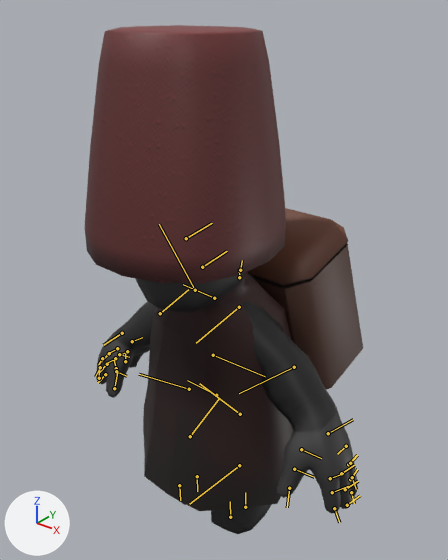
A saved change to the FBX model Assets/Animation/animation-man.fbx.
One viewpoint serves both versions: a 50 mm camera at (0.0436, -0.0523, 0.0683) aimed at (-0.0002, 0.0025, 0.0343). Lighting does not change. The marker at lower left points along +X, +Y and +Z. Both versions are drawn at frame 56 of the action 'Take 001'; the numbers are the values there. The bones that bend it are drawn over the model as lines.

Objects in the first picture: 'Arm_Mesh_Right', 'Arm_Mesh_Right1', 'BackpackBase_Mesh', 'BackpackTop_Mesh', 'Cape_Mesh', 'Hat_Mesh', 'Head_Mesh', 'Legs_Mesh'.
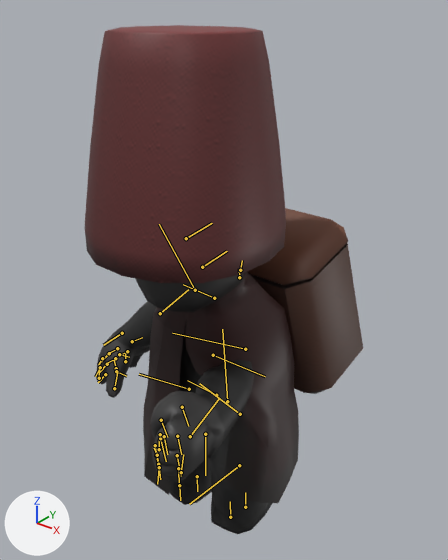
Location of each change, (x1, y1, x2, y2) in pixels of the pictures (448 x 560 px):
'Cape_Mesh', posed: before (143, 271, 293, 511); after (143, 271, 299, 503)
'Arm_Mesh_Right', posed: before (243, 302, 358, 513); after (150, 360, 254, 482)
bone 'R_Shoulder', root to tip: before (239, 307) to (196, 343); after (245, 349) to (172, 333)
bone 'MF_Base_Joint', root to tip: before (341, 473) to (354, 465); after (177, 455) to (181, 476)
bone 'MF_Mid_Joint', root to tip: before (345, 489) to (358, 481); after (156, 455) to (160, 476)
bone 'RF_Base_Joint', root to tip: before (348, 464) to (357, 455); after (178, 468) to (179, 486)
bone 'RF_Mid_Joint', root to tip: before (350, 479) to (357, 469); after (158, 464) to (160, 479)
bone 'PF_Base_Joint', root to tip: before (346, 446) to (337, 454); after (181, 472) to (183, 454)
bone 'PF_Mid_Joint', root to tip: before (350, 463) to (357, 455); after (159, 467) to (157, 484)
bone 'IF_Base_Joint', root to tip: before (330, 478) to (343, 473); after (177, 436) to (181, 454)
bone 'IF_Mid_Joint', root to tip: before (332, 492) to (348, 486); after (160, 438) to (166, 461)
bone 'TF_Base_Joint', root to tip: before (301, 449) to (321, 458); after (182, 407) to (188, 426)
bone 'TF_Mid_Joint', root to tip: before (294, 469) to (314, 477); after (161, 420) to (167, 437)

What the commit changed:
Bone 'R_Shoulder' (bone_r_shoulder) moves from (-0.104, 0.094, -0.005) to (0.351, 0.536, 0.098).
Bone 'R_Shoulder' (bone_r_shoulder) turns from (0, -3, 0) to (-78, 72, -24) degrees about its own x, y and z.
Bone 'MF_Base_Joint' (bone_mf_base_joint) turns from (0, 0, 0) to (0, 60, 0) degrees about its own x, y and z.
Bone 'MF_Mid_Joint' (bone_mf_mid_joint) turns from (0, 0, 0) to (0, 60, 0) degrees about its own x, y and z.
Bone 'RF_Base_Joint' (bone_rf_base_joint) turns from (0, 0, 0) to (0, 60, 0) degrees about its own x, y and z.
Bone 'RF_Mid_Joint' (bone_rf_mid_joint) turns from (0, 0, 0) to (0, 60, 0) degrees about its own x, y and z.
Bone 'PF_Base_Joint' (bone_pf_base_joint) turns from (0, 0, 0) to (0, -60, 0) degrees about its own x, y and z.
Bone 'PF_Mid_Joint' (bone_pf_mid_joint) turns from (0, 0, 0) to (0, 60, 0) degrees about its own x, y and z.
Bone 'IF_Base_Joint' (bone_if_base_joint) turns from (0, 0, 0) to (0, 60, 0) degrees about its own x, y and z.
Bone 'IF_Mid_Joint' (bone_if_mid_joint) turns from (0, 0, 0) to (0, 60, 0) degrees about its own x, y and z.
Bone 'TF_Base_Joint' (bone_tf_base_joint) turns from (0, 0, 0) to (0, 60, 0) degrees about its own x, y and z.
Bone 'TF_Mid_Joint' (bone_tf_mid_joint) turns from (0, 0, 0) to (0, 60, 0) degrees about its own x, y and z.
